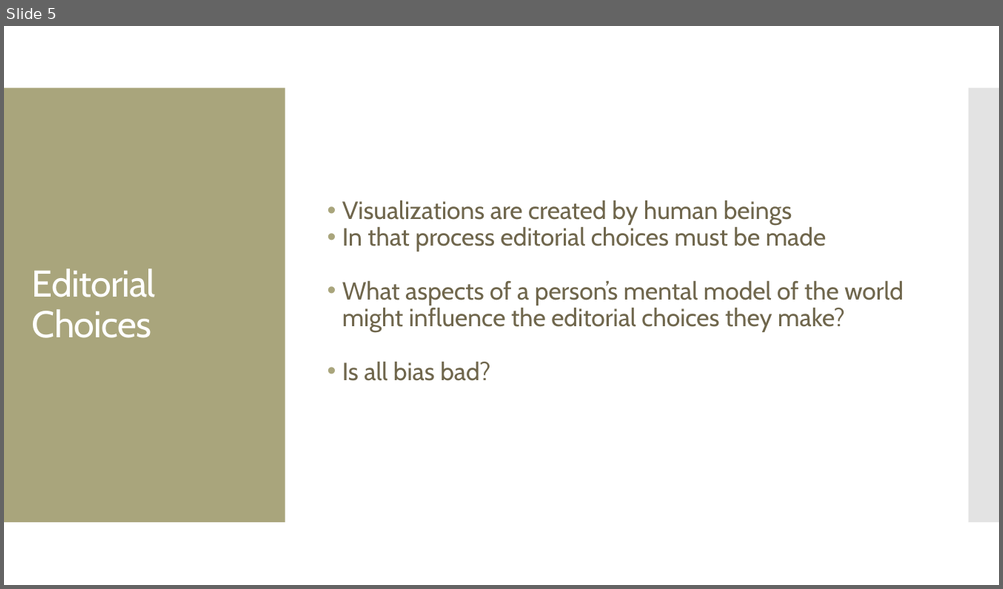
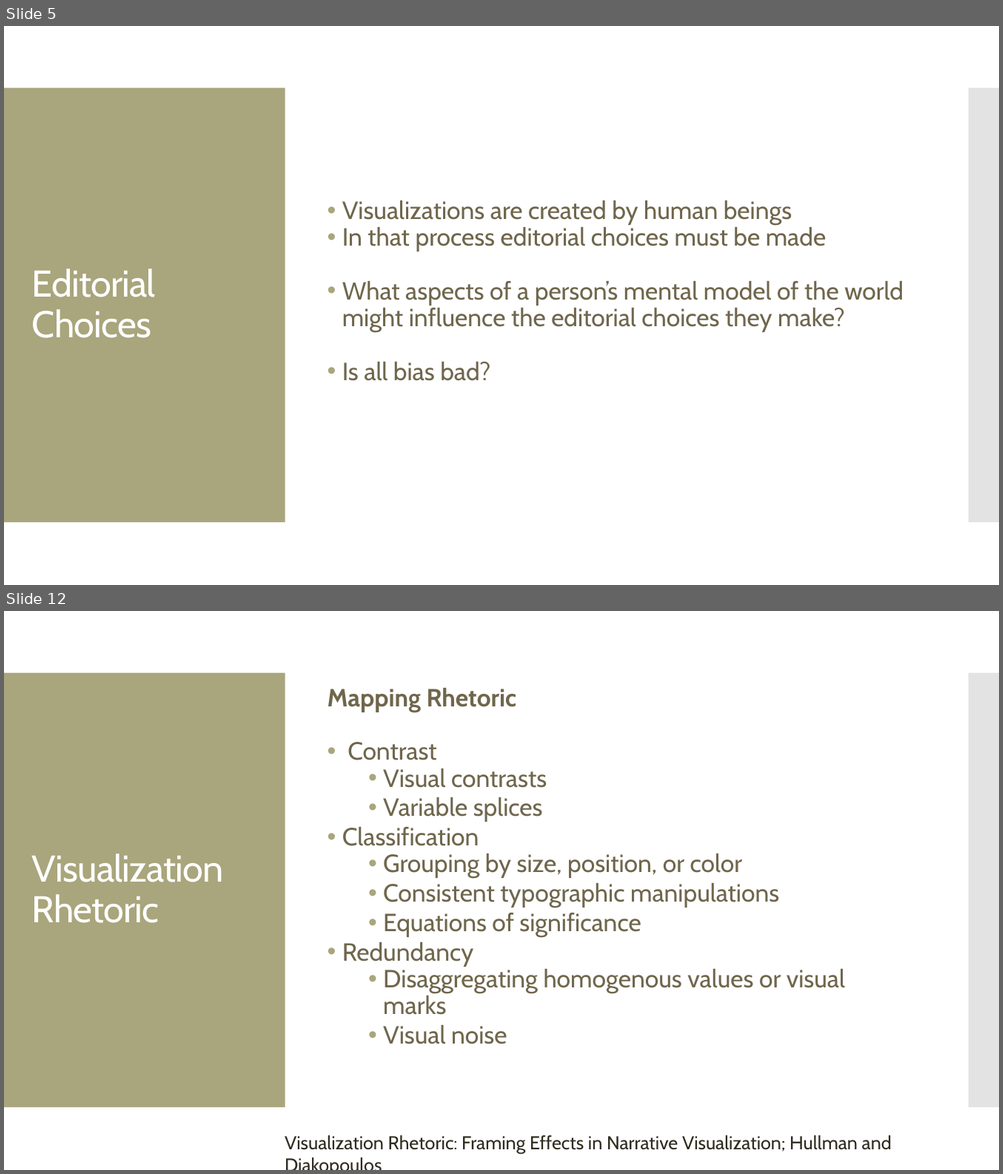
Before and after one commit to amosca01/SDS-CSC109, a slide deck: slides/14-persuasive-vis.pptx. Shown one above the other, each under a label of ours: slide 5 before the commit, slides 5 and 12 after it; the slides between them are not shown. The pictures are 1003x589 and 1003x1174 pixels, drawn with LibreOffice and Linux fonts; fonts in the diff are those of the drawing. Boxes give left, top, right and bottom in pixels: in the first picture for what was removed or moved away, otherwise in the second. Text is boxed around its words. In the diff, an @@ line names an element or a change of style, - is before the commit and + after.

```diff
--- a/slides/14-persuasive-vis.pptx
+++ b/slides/14-persuasive-vis.pptx
@@ slide 12 added at box(4, 611, 999, 1170), background #FFFFFF; not listed: 2 template elements that a slide beside it also shows @@
@@ text added at box(327, 688, 845, 1045), 24 pt, text #6F664C @@
+Mapping Rhetoric
+• Contrast
+  • Visual contrasts
+  • Variable splices
+• Classification
+  • Grouping by size, position, or color
+  • Consistent typographic manipulations
+  • Equations of significance
+• Redundancy
+  • Disaggregating homogenous values or visual marks
+  • Visual noise
@@ title added at box(32, 854, 223, 923), 36 pt, text #FFFFFF @@
+Visualization Rhetoric
@@ text added at box(284, 1136, 891, 1154), 18 pt, text #2F2B20 @@
+Visualization Rhetoric: Framing Effects in Narrative Visualization; Hullman and Diakopoulos
```
Also in this commit, not shown: 3 slides changed, 10 other slides added, 12 other files.
